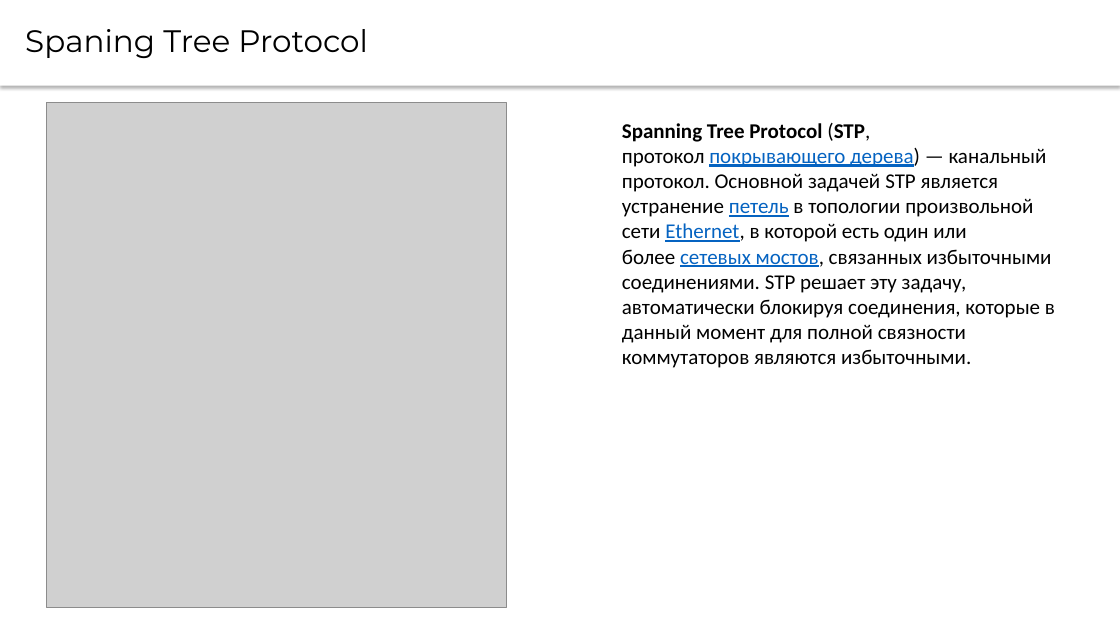
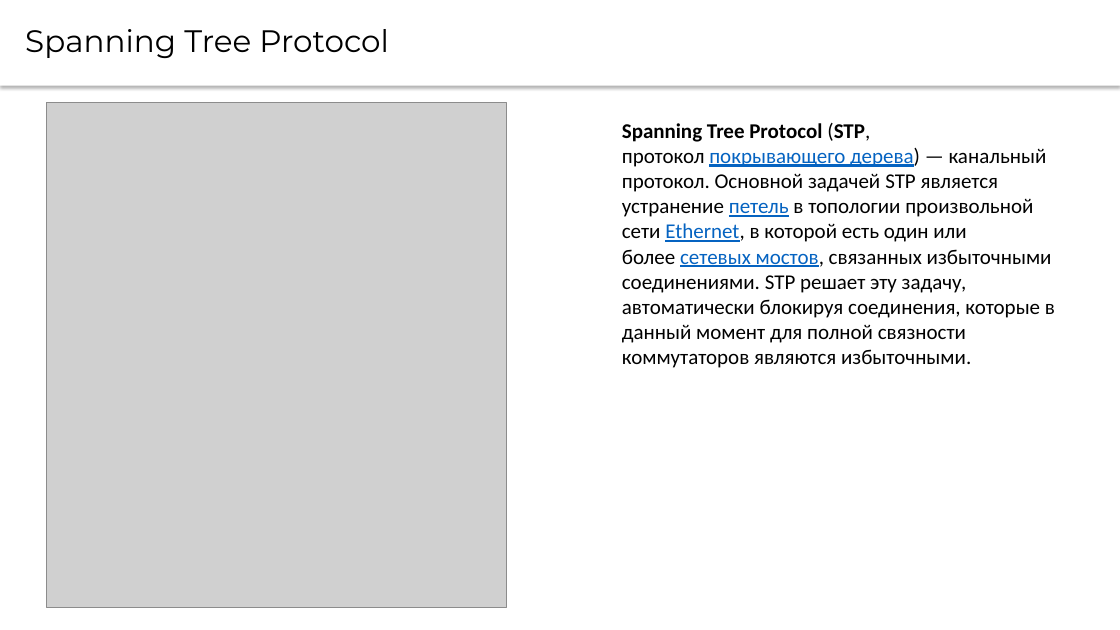
Before and after one commit to CsteerDevops1/lectures_devops2, a slide deck: slide 13 of Networks/Networks2.pptx. Drawn at 1120x630 pixels with LibreOffice and Linux fonts; fonts in the diff are those of the drawing; grey boxes stand for pictures. Boxes give left, top, right and bottom in pixels: in the first picture for what was removed or moved away, otherwise in the second. Text is boxed around its words. In the diff, an @@ line names an element or a change of style, - is before the commit and + after.

Commit message:
Added empty presentations

```diff
--- a/Networks/Networks2.pptx
+++ b/Networks/Networks2.pptx
@@ text at [25, 29, 389, 58]: text changed @@
-Spaning Tree Protocol
+Spanning Tree Protocol
```
Also in this commit, not shown: 6 other files.
